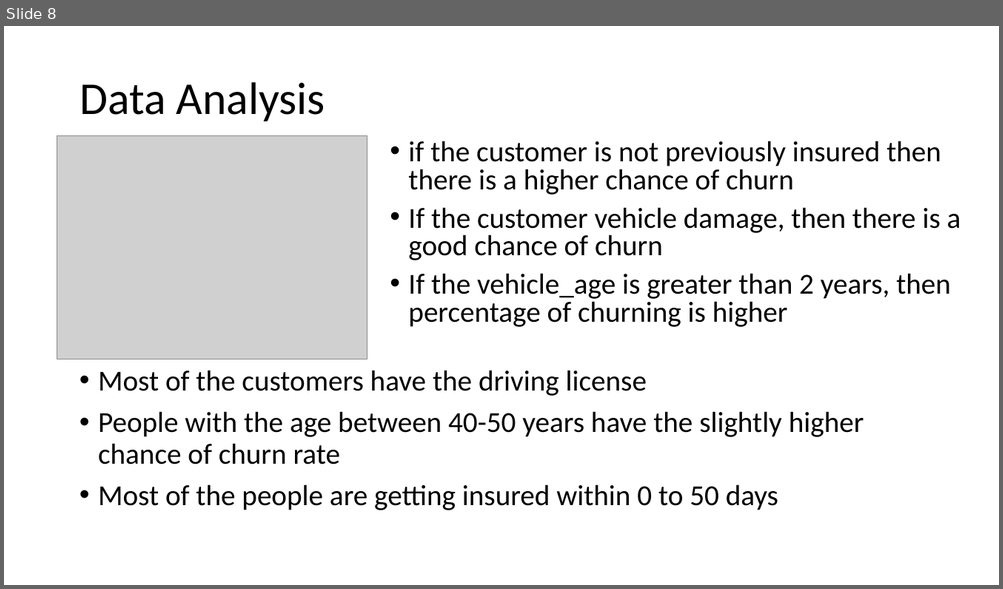
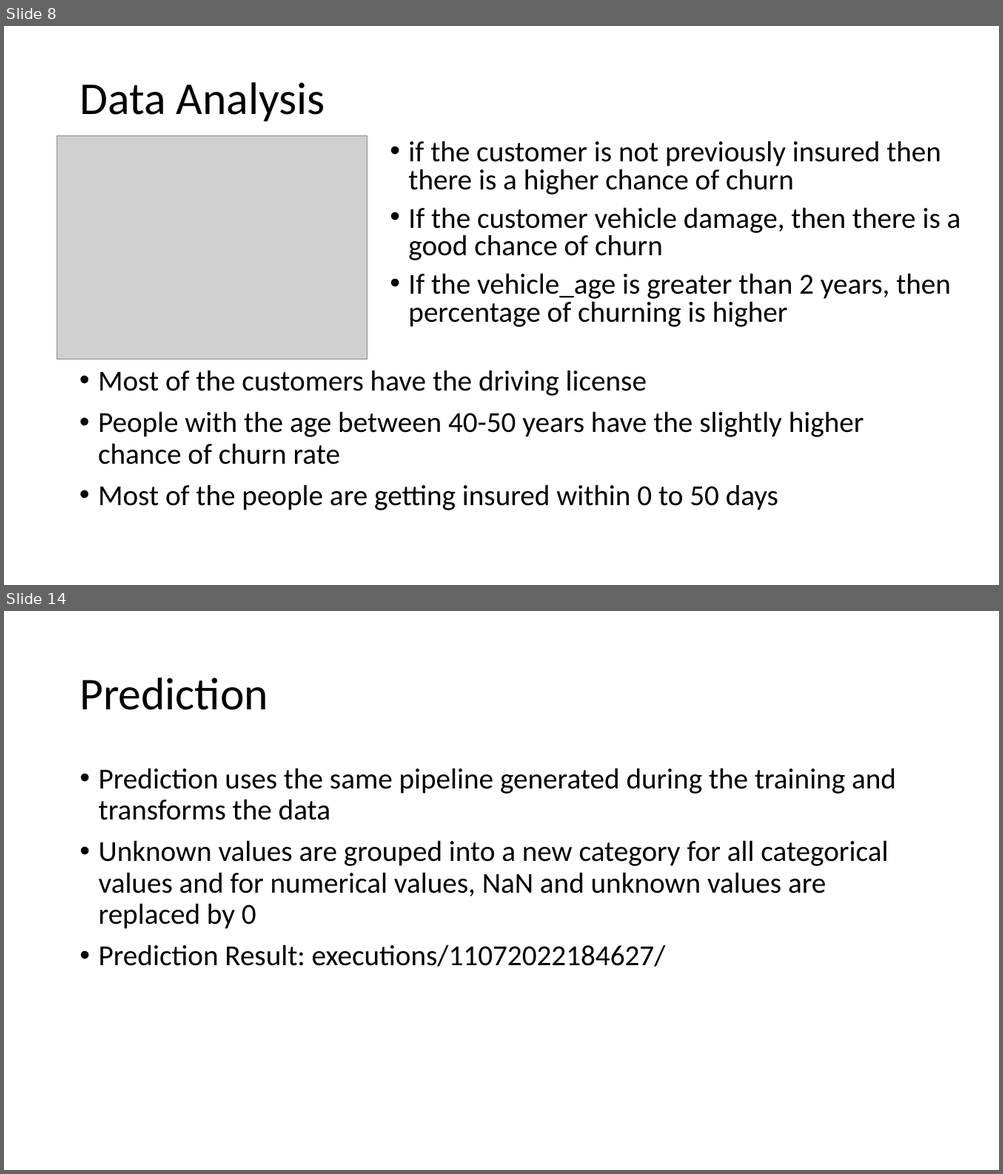
Before and after one commit to gsundeep-tech/churn-prediction, a slide deck: ChurnAnalysis.pptx. Shown one above the other, each under a label of ours: slide 8 before the commit, slides 8 and 14 after it; the slides between them are not shown. The pictures are 1003x589 and 1003x1174 pixels, drawn with LibreOffice and Linux fonts; fonts in the diff are those of the drawing; grey boxes stand for pictures. Boxes give left, top, right and bottom in pixels: in the first picture for what was removed or moved away, otherwise in the second. Text is boxed around its words. In the diff, an @@ line names an element or a change of style, - is before the commit and + after.

```diff
--- a/ChurnAnalysis.pptx
+++ b/ChurnAnalysis.pptx
@@ slide 14 added at [4, 611, 999, 1170], background #FFFFFF @@
@@ title added at [79, 678, 268, 710], 44 pt, text #000000 @@
+Prediction
@@ text added at [99, 768, 896, 967], 28 pt, text #000000 @@
+• Prediction uses the same pipeline generated during the training and transforms the data
+• Unknown values are grouped into a new category for all categorical values and for numerical values, NaN and unknown values are replaced by 0
+• Prediction Result: executions/11072022184627/
```
Also in this commit, not shown: 4 slides changed, 4 other slides added, 2 slides removed.
